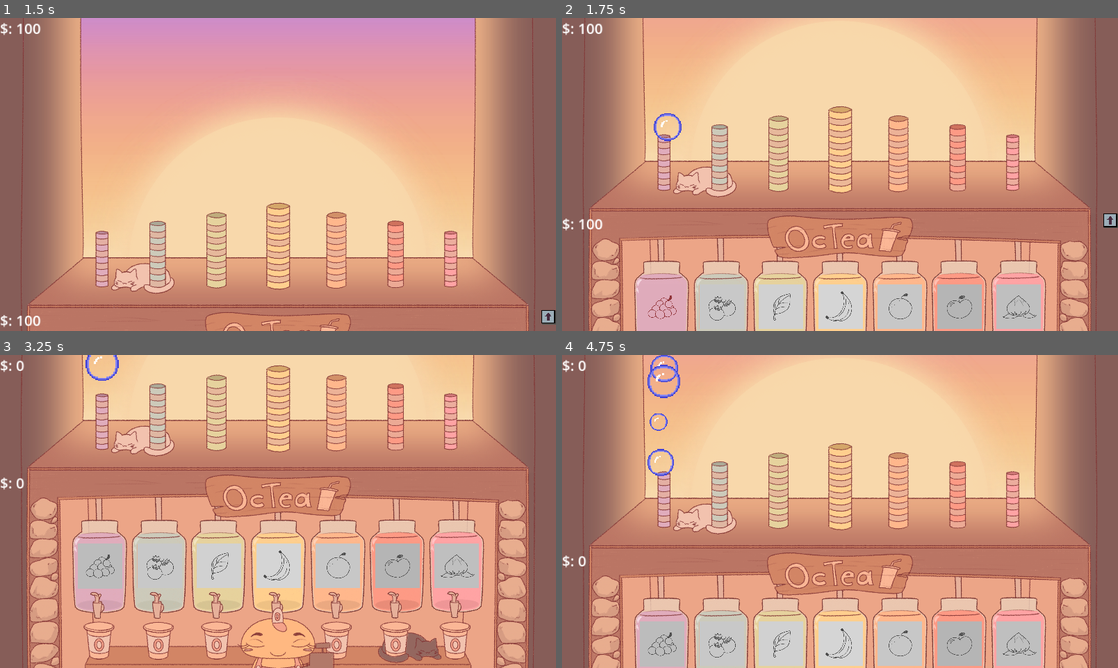
Above: before the commit, frames 1-4 (two rows, left to right).
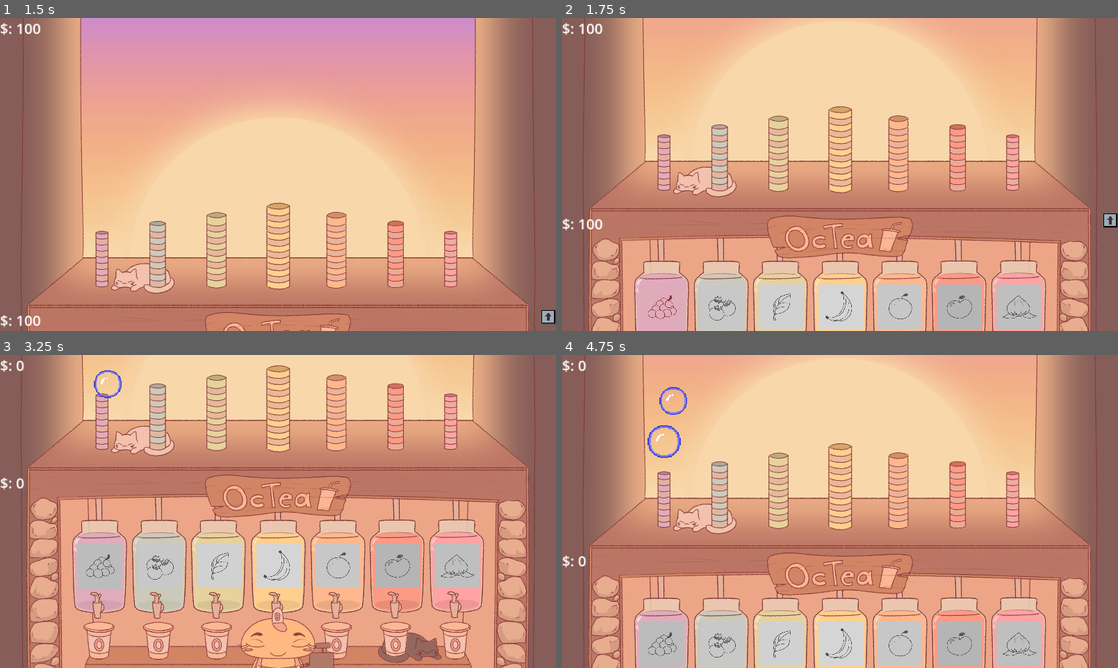
Above: after the commit, the same moments.

Repository: Spedinja/GGJ25
Game: Godot game, scene res://scenes/main_menu.tscn
Same seed, same stepped clock (60 frames per second), same inputs: the game is played once before the commit and once after it.
Inputs (mouse positions are in pixels of both pictures, inside the frame that each line leads up to):
- Up to frame 1 (1.5 s): click "Start Game" at 0.5 s; click (550, 324) at 1.25 s
- Up to frame 2 (1.75 s): no input
- Up to frame 3 (3.25 s): click (100, 511) at 2 s; click (550, 361) at 2.75 s
- Up to frame 4 (4.75 s): move the mouse to (667, 461) at 3.52 s; click (667, 461) at 3.67 s; click (1112, 661) at 4.25 s

Frame 1 is identical in both runs. In frame 2, 0.1% of the frame differs, in the area x 16-22%, y 30-40%; in frame 3, 0.2%; in frame 4, 0.7%, in the area x 15-23%, y 0-39%.

Commit message:
added more upgrades -> needs params

Diff:
--- a/scenes/player_area.tscn
+++ b/scenes/player_area.tscn
@@ -50,6 +50,8 @@
 [node name="BubbleSpawn_2" type="Node2D" parent="BubbleArea/SpawnArea/BubbleSpawn"]
 position = Vector2(545, 766)
 script = ExtResource("2_7d4fa")
+bubbleValue = 500.0
+arrStats = Array[float]([3.0, 9.0, 12.0])
 
 [node name="BubbleSpawn_3" type="Node2D" parent="BubbleArea/SpawnArea/BubbleSpawn"]
 position = Vector2(747, 740)
@@ -208,3 +210,9 @@
 [connection signal="pressed" from="BubbleArea/BubbleArea_HUD/btnGoDown" to="Camera2D" method="_on_to_shop_pressed"]
 [connection signal="pressed" from="ShopArea/ShopArea_UI/btnGoUp" to="Camera2D" method="_on_to_bubbles_pressed"]
 [connection signal="pressed" from="ShopArea/ShopArea_UI/ShopContainer/btnUpgrade1" to="ShopArea/ShopArea_UI" method="_on_btn_upgrade_1_pressed"]
+[connection signal="pressed" from="ShopArea/ShopArea_UI/ShopContainer/btnUpgrade2" to="ShopArea/ShopArea_UI" method="_on_btn_upgrade_2_pressed"]
+[connection signal="pressed" from="ShopArea/ShopArea_UI/ShopContainer/btnUpgrade3" to="ShopArea/ShopArea_UI" method="_on_btn_upgrade_3_pressed"]
+[connection signal="pressed" from="ShopArea/ShopArea_UI/ShopContainer/btnUpgrade4" to="ShopArea/ShopArea_UI" method="_on_btn_upgrade_4_pressed"]
+[connection signal="pressed" from="ShopArea/ShopArea_UI/ShopContainer/btnUpgrade5" to="ShopArea/ShopArea_UI" method="_on_btn_upgrade_5_pressed"]
+[connection signal="pressed" from="ShopArea/ShopArea_UI/ShopContainer/btnUpgrade6" to="ShopArea/ShopArea_UI" method="_on_btn_upgrade_6_pressed"]
+[connection signal="pressed" from="ShopArea/ShopArea_UI/ShopContainer/btnUpgrade7" to="ShopArea/ShopArea_UI" method="_on_btn_upgrade_7_pressed"]
--- a/scripts/bubble_spawner.gd
+++ b/scripts/bubble_spawner.gd
@@ -49,7 +49,7 @@
 
 
 func levelUp(currentLvl) -> void:
-	if currentLvl == 1:
+	if currentLvl == 0:#vorher1
 			_unlockSpawner()
 	_increaseStats(currentLvl)
 
--- a/scripts/shopUpgrades.gd
+++ b/scripts/shopUpgrades.gd
@@ -24,10 +24,11 @@
 	pass
 
 func _on_btn_upgrade_1_pressed() -> void:
+	currentLvl = arrCurrLevel[0]
 	if currentLvl <= maxLvl:
 		currentLvl += currentLvl
 		$"../../BubbleArea/SpawnArea/BubbleSpawn/BubbleSpawn_1".levelUp(currentLvl)
-		SignalManager.money_changed.emit((arrUpgradeCosts[0][arrCurrLevel[0]])*-1)
+		SignalManager.money_changed.emit((arrUpgradeCosts[0][arrCurrLevel[currentLvl]])*-1)
 
 func updateShop()-> void:
 	var tmpCounter = 0
@@ -36,16 +37,45 @@
 	var tempNode: TextureButton
 	for elem in arrCurrLevel:
 		tmpElem = elem
-		print(arrButtons[tmpCounter])
-		if currMoney >= arrUpgradeCosts[tmpCounter][tmpElem]:
-			tempNode =arrButtons[tmpCounter]
-			tempNode.disabled = false
-		else:
-			tempNode =arrButtons[tmpCounter]
-			tempNode.disabled = true
-		tmpCounter= tmpCounter +1
-		if tmpCounter == 3: #toDo
-			break #ToDo
+		if tmpElem < 4:
+			if currMoney >= arrUpgradeCosts[tmpCounter][tmpElem]:
+				tempNode =arrButtons[tmpCounter]
+				tempNode.disabled = false
+			else:
+				tempNode =arrButtons[tmpCounter]
+				tempNode.disabled = true
+			tmpCounter= tmpCounter +1
+			if tmpCounter == 3: #toDo
+				break #ToDo
 
 func _on_bubble_area_cash_changed(value: Variant) -> void:
 	updateShop()
+
+
+func _on_btn_upgrade_2_pressed() -> void:
+	currentLvl = arrCurrLevel[1]
+	if currentLvl <= maxLvl:
+		currentLvl += currentLvl
+		$"../../BubbleArea/SpawnArea/BubbleSpawn/BubbleSpawn_2".levelUp(currentLvl)
+		SignalManager.money_changed.emit((arrUpgradeCosts[1][arrCurrLevel[currentLvl]])*-1)
+
+
+
+func _on_btn_upgrade_3_pressed() -> void:
+	pass # Replace with function body.
+
+
+func _on_btn_upgrade_4_pressed() -> void:
+	pass # Replace with function body.
+
+
+func _on_btn_upgrade_5_pressed() -> void:
+	pass # Replace with function body.
+
+
+func _on_btn_upgrade_6_pressed() -> void:
+	pass # Replace with function body.
+
+
+func _on_btn_upgrade_7_pressed() -> void:
+	pass # Replace with function body.
